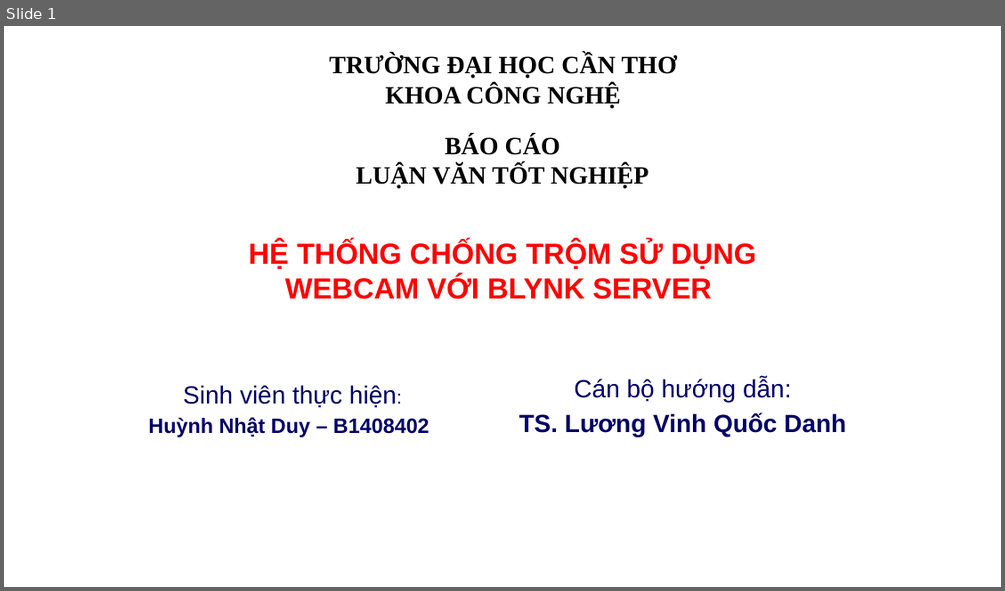
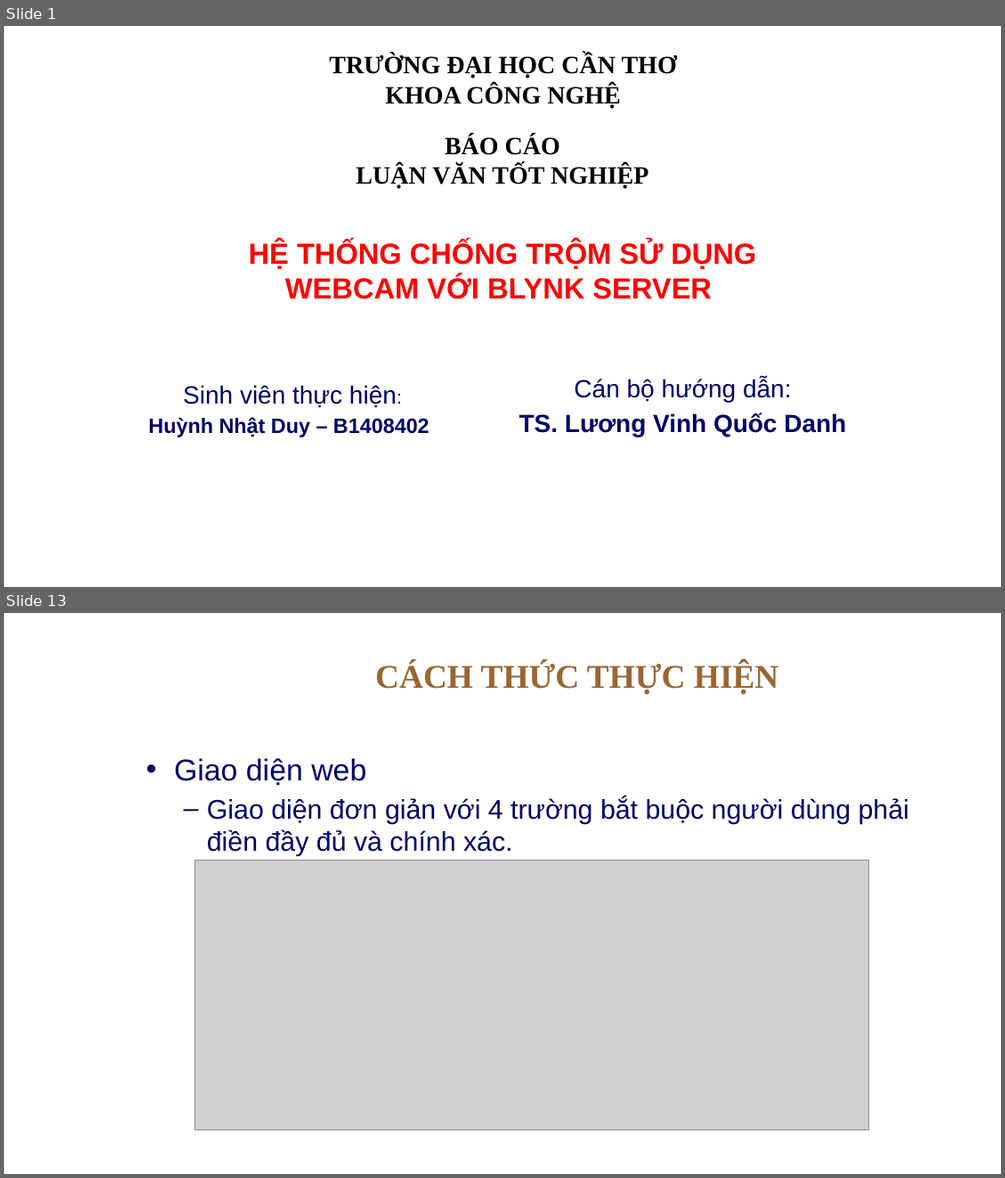
Before and after one commit to nhatduyEE/Master, a slide deck: BaoCao/baoCao.pptx. Shown one above the other, each under a label of ours: slide 1 before the commit, slides 1 and 13 after it; the slides between them are not shown. The pictures are 1005x591 and 1005x1178 pixels, drawn with LibreOffice and Linux fonts; fonts in the diff are those of the drawing; grey boxes stand for pictures; background and template pictures are left out. Boxes give left, top, right and bottom in pixels: in the first picture for what was removed or moved away, otherwise in the second. Text is boxed around its words. In the diff, an @@ line names an element or a change of style, - is before the commit and + after.

```diff
--- a/BaoCao/baoCao.pptx
+++ b/BaoCao/baoCao.pptx
@@ slide 13 added at [4, 613, 1001, 1174], background picture (left out) @@
@@ title added at [375, 662, 778, 694], 32 pt, text #996633, bold @@
+CÁCH THỨC THỰC HIỆN
@@ text added at [174, 758, 909, 856], 26 pt, text #000066 @@
+• Giao diện web
+  – Giao diện đơn giản với 4 trường bắt buộc người dùng phải điền đầy đủ và chính xác.
@@ picture added at [195, 860, 868, 1130] @@
```
Also in this commit, not shown: 5 slides changed, 11 other slides added, 7 other files.
